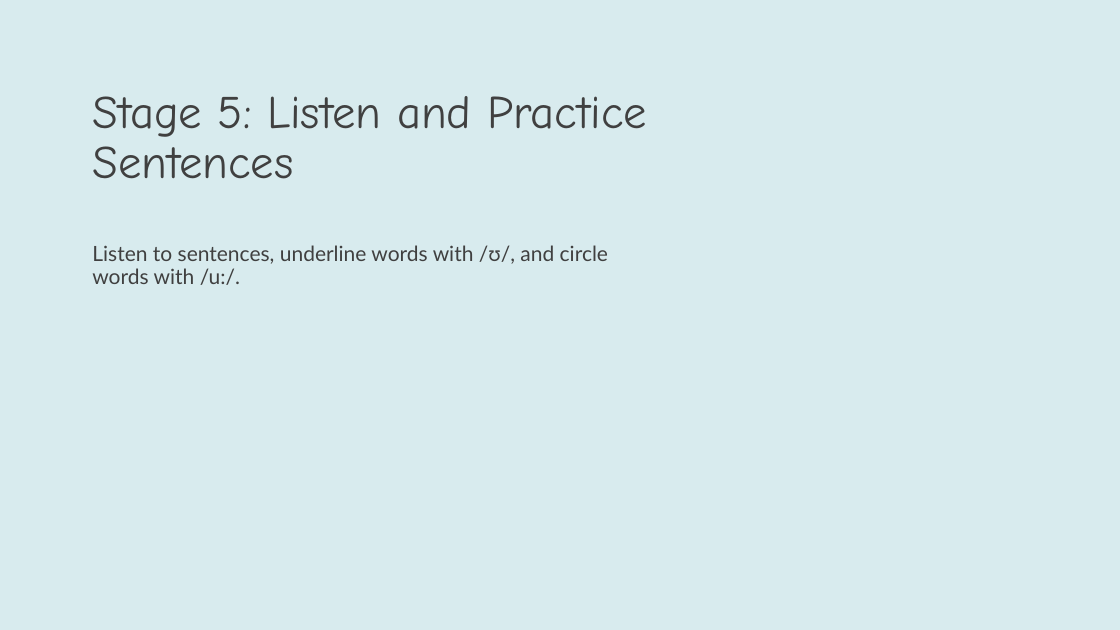
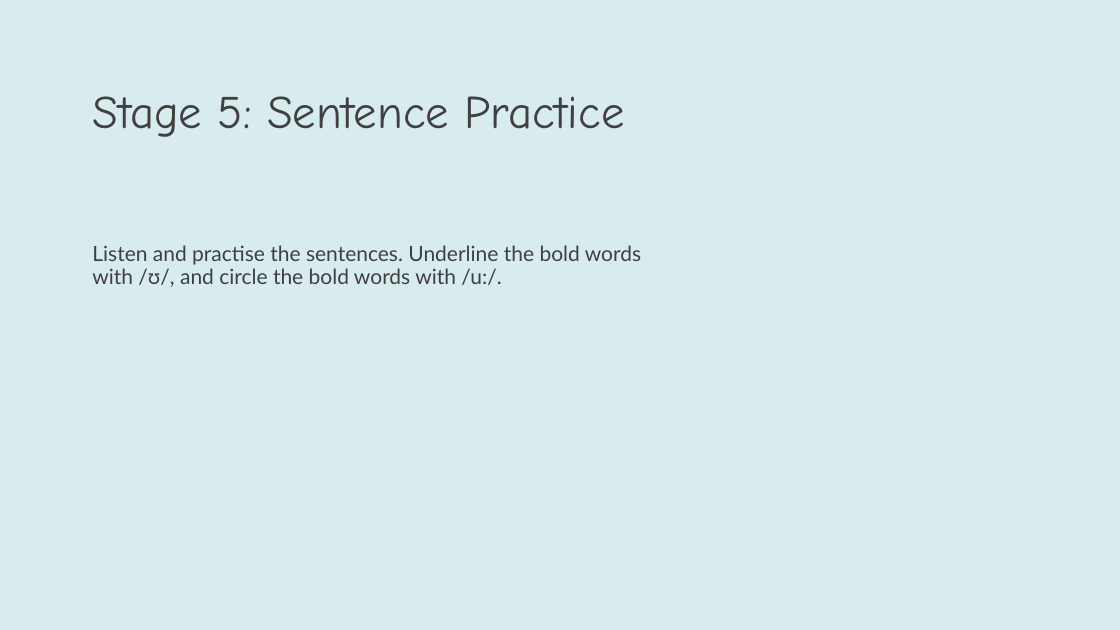
Before and after one commit to YuSh1nafk/IPR2026, a slide deck: slide 25 of back_end/outputs/Global_Success_Book_4_Presentation.pptx. Drawn at 1120x630 pixels with LibreOffice and Linux fonts; fonts in the diff are those of the drawing. Boxes give left, top, right and bottom in pixels: in the first picture for what was removed or moved away, otherwise in the second. Text is boxed around its words. In the diff, an @@ line names an element or a change of style, - is before the commit and + after.

```diff
--- a/back_end/outputs/Global_Success_Book_4_Presentation.pptx
+++ b/back_end/outputs/Global_Success_Book_4_Presentation.pptx
@@ title at [92,96,624,137]: text changed @@
-Stage 5: Listen and Practice Sentences
+Stage 5: Sentence Practice
@@ text at [92,245,641,287]: text changed @@
-Listen to sentences, underline words with /ʊ/, and circle words with /u:/.
+Listen and practise the sentences. Underline the bold words with /ʊ/, and circle the bold words with /u:/.
```
Also in this commit, not shown: 49 other slides changed, 4 slides added, 9 slides removed, 24 other files.
